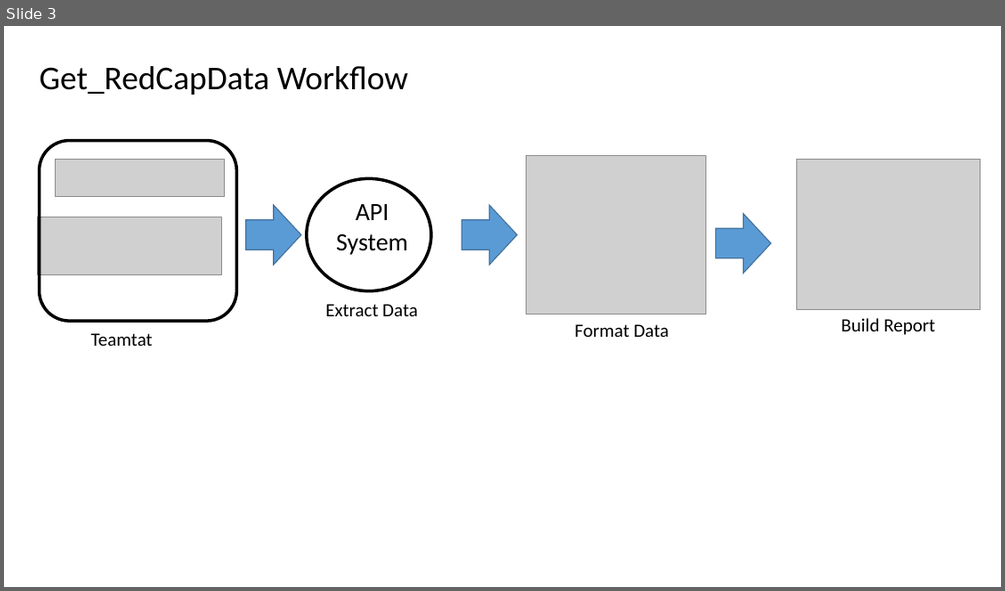
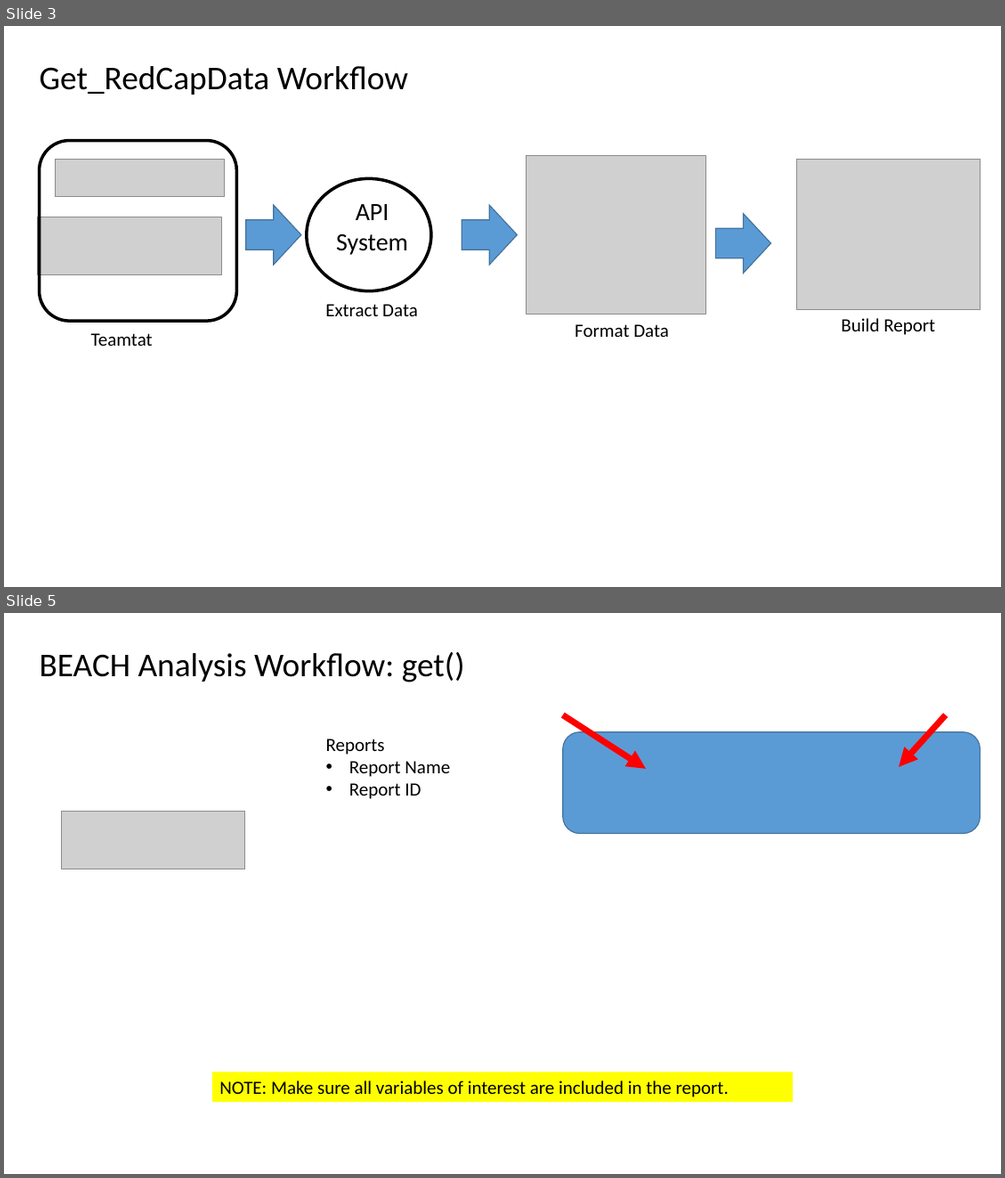
Before and after one commit to lemaslab/BEACH-reports, a slide deck: documents/presentation/workflows.pptx. Shown one above the other, each under a label of ours: slide 3 before the commit, slides 3 and 5 after it; the slides between them are not shown. The pictures are 1005x591 and 1005x1178 pixels, drawn with LibreOffice and Linux fonts; fonts in the diff are those of the drawing; grey boxes stand for pictures. Boxes give left, top, right and bottom in pixels: in the first picture for what was removed or moved away, otherwise in the second. Text is boxed around its words. In the diff, an @@ line names an element or a change of style, - is before the commit and + after.

Commit message:
added workflow draft: BEACH Analysis
I added some slides to help outline our BEACH analysis workflow using redcap. This includes the: get-format-build concept.

```diff
--- a/documents/presentation/workflows.pptx
+++ b/documents/presentation/workflows.pptx
@@ slide 5 added at (x1=4, y1=613, x2=1001, y2=1174), background #FFFFFF @@
@@ text added at (x1=40, y1=652, x2=465, y2=682), 32 pt, text #000000 @@
+BEACH Analysis Workflow: get()
@@ arrow added from (563, 714) to (646, 769), #FF0000 6 pt @@
@@ arrow added from (946, 714) to (899, 767), #FF0000 6 pt @@
@@ text added at (x1=326, y1=738, x2=450, y2=799), 18 pt, text #000000 @@
+Reports
+• Report Name
+• Report ID
@@ rounded rectangle added at (x1=563, y1=732, x2=979, y2=834), fill #5B9BD5, outline #43739E 1 pt @@
@@ picture added at (x1=61, y1=811, x2=245, y2=868) @@
@@ rectangle added at (x1=212, y1=1072, x2=793, y2=1102), fill #FFFF00, 18 pt, text #000000 @@
+NOTE: Make sure all variables of interest are included in the report.
```
Also in this commit, not shown: 1 slide changed, 3 other slides added, 1 slide removed.
